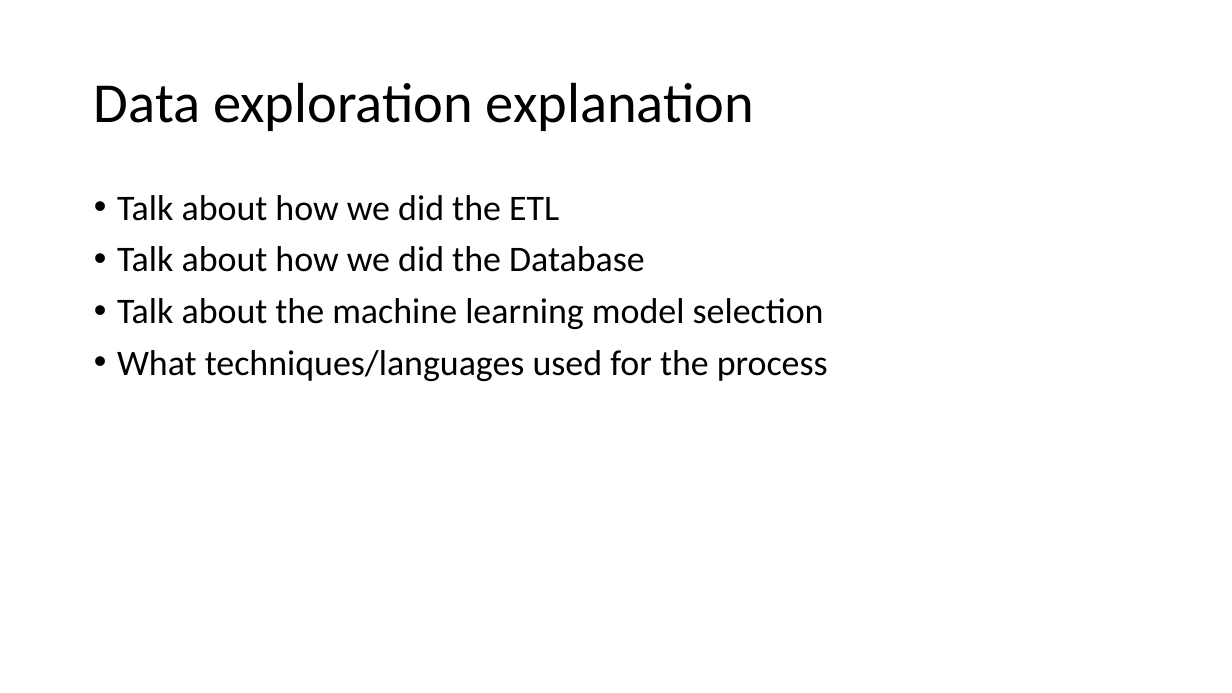
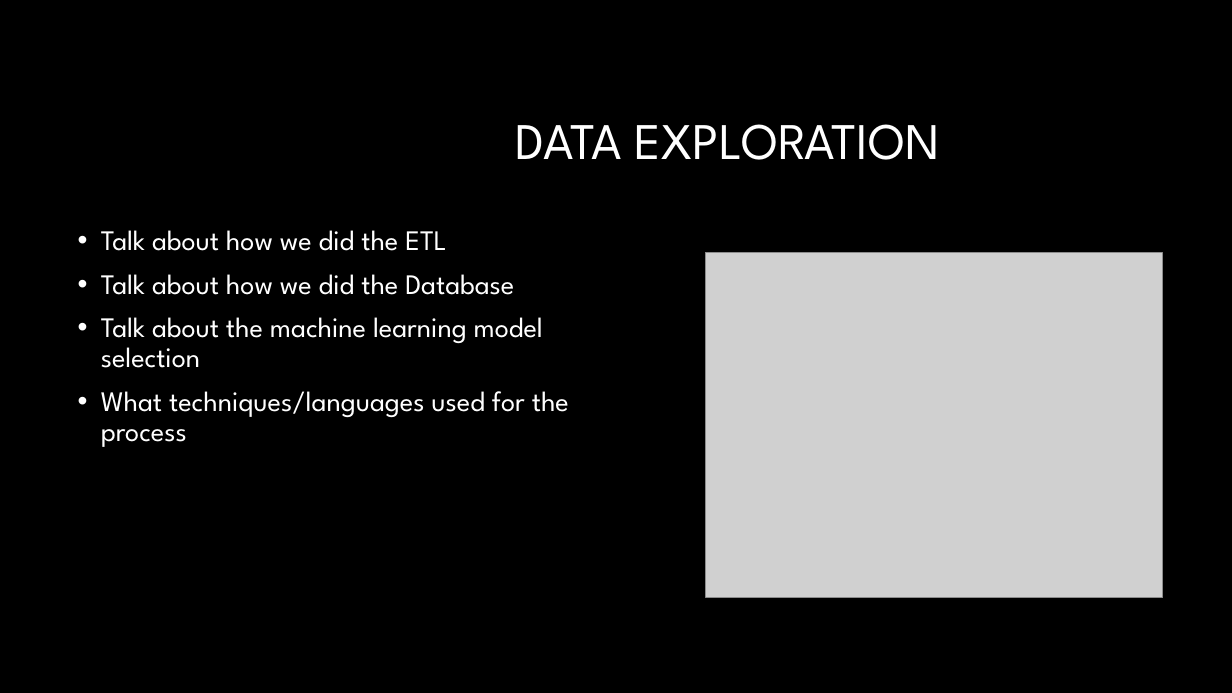
Before and after one commit to Adam-Warrick/Causes_of_Flight_Delays_and_Cancellations, a slide deck: slide 5 of Flight_Delays_and_Cancellations.pptx (slide 4 before the commit). Drawn at 1232x693 pixels with LibreOffice and Linux fonts; fonts in the diff are those of the drawing; grey boxes stand for pictures; background and template pictures are left out. Boxes give left, top, right and bottom in pixels: in the first picture for what was removed or moved away, otherwise in the second. Text is boxed around its words. In the diff, an @@ line names an element or a change of style, - is before the commit and + after.

```diff
--- a/Flight_Delays_and_Cancellations.pptx
+++ b/Flight_Delays_and_Cancellations.pptx
@@ background #FFFFFF to #000000 @@
@@ title at bbox=[515, 124, 940, 160]: text changed; size 44 to 40 pt; font Calibri to League Spartan; text colour #000000 to #FFFFFF @@
-Data exploration explanation
+DATA EXPLORATION
@@ text "Talk about how we did ...": place and size @@
-text "Talk about how we did ..." at bbox=[117, 195, 828, 381]
+text "Talk about how we did ..." at bbox=[101, 230, 569, 447]
@@ text "Talk about how we did ..." at bbox=[101, 230, 569, 447]: size 28 to 22 pt, font Calibri to League Spartan, text colour #000000 to #FFFFFF @@
@@ picture added at bbox=[706, 253, 1163, 598] @@
```
Also in this commit, not shown: 4 other slides changed, 6 slides added, 2 slides removed.
